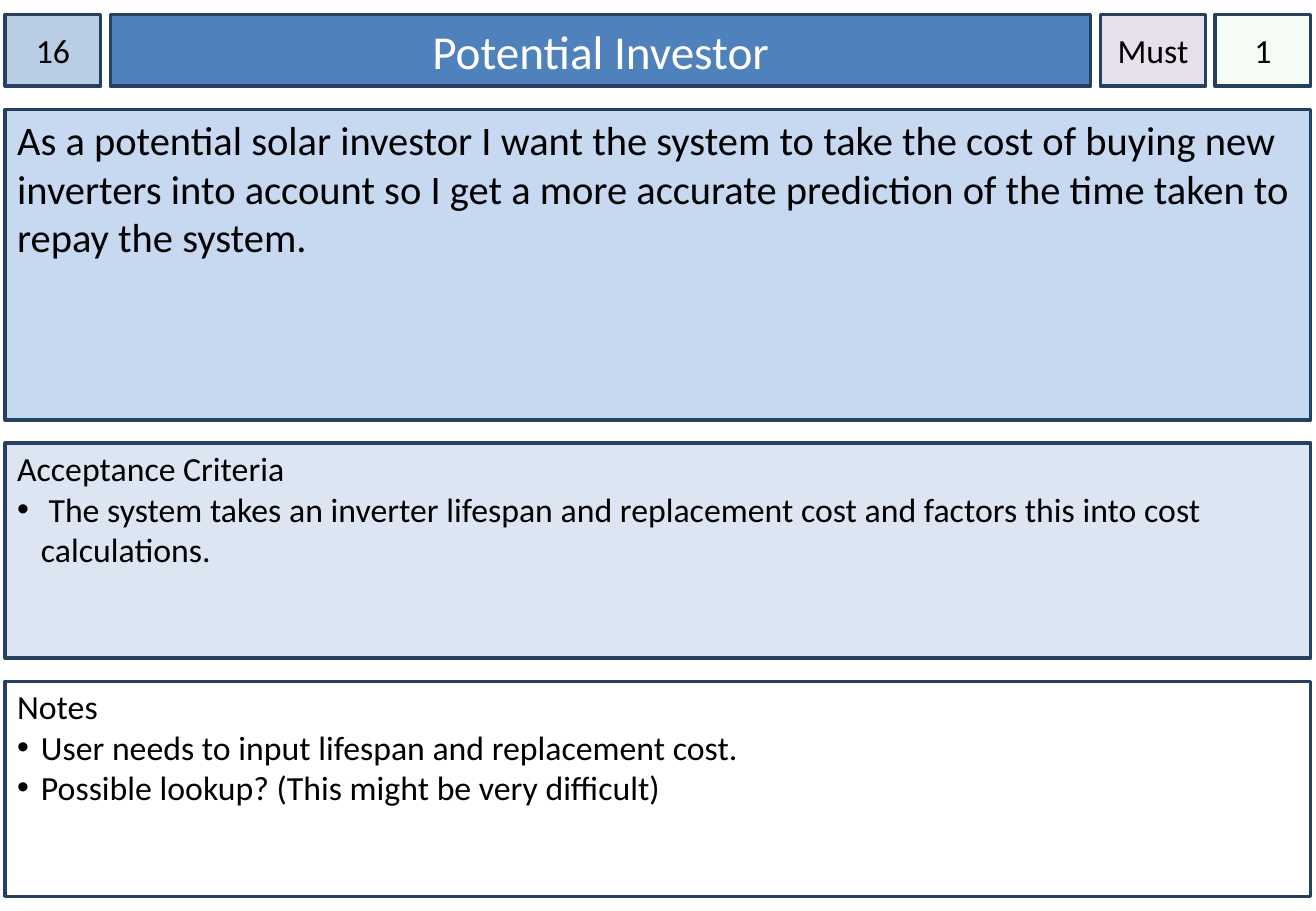
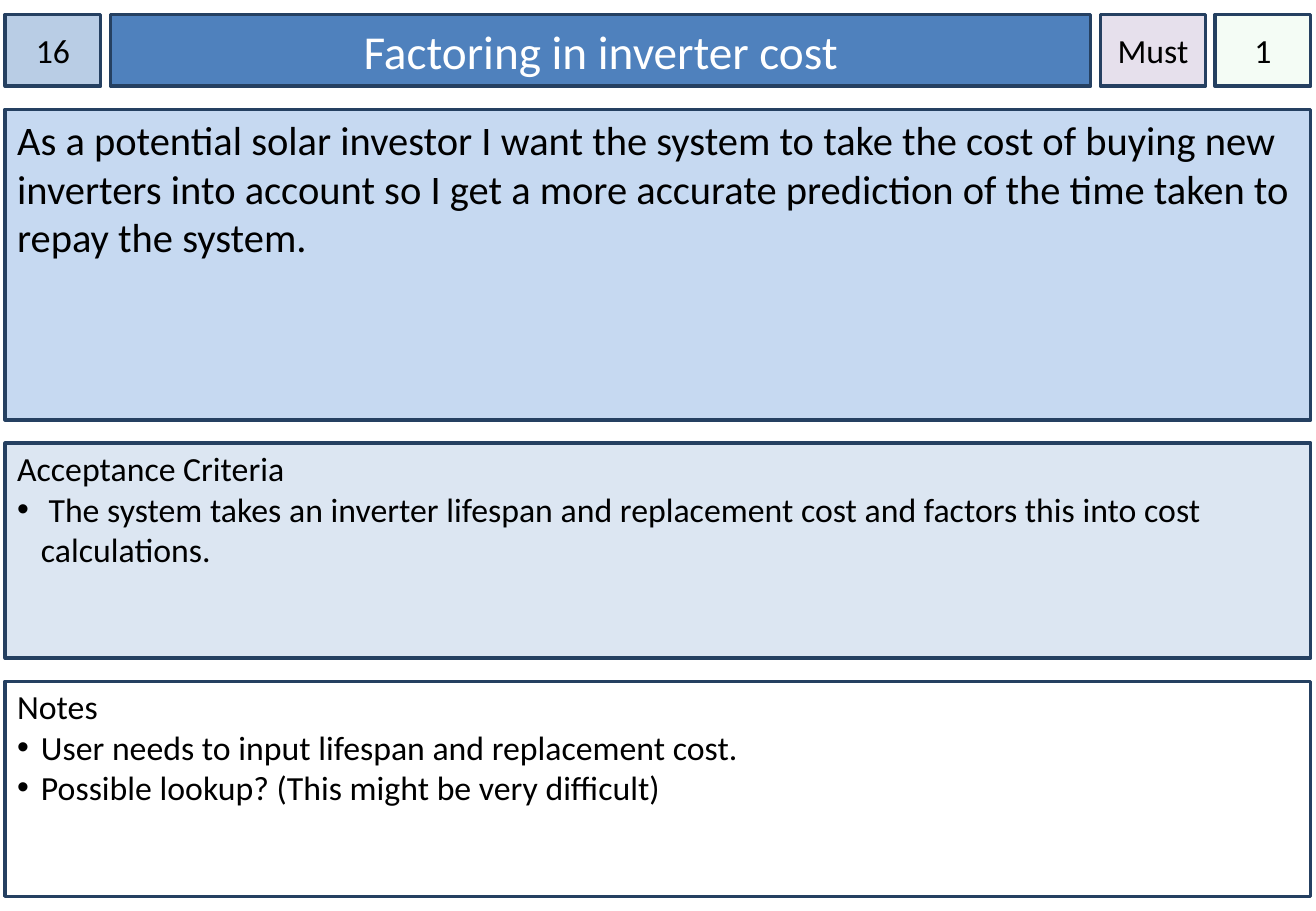
Before and after one commit to dkartaschew/anonymous-solarenergy, a slide deck: slide 16 of Documentation/User Stories.pptx. Drawn at 1316x911 pixels with LibreOffice and Linux fonts; fonts in the diff are those of the drawing. Boxes give left, top, right and bottom in pixels: in the first picture for what was removed or moved away, otherwise in the second. Text is boxed around its words. In the diff, an @@ line names an element or a change of style, - is before the commit and + after.

```diff
--- a/Documentation/User Stories.pptx
+++ b/Documentation/User Stories.pptx
@@ text in rectangle at (364, 36, 837, 77): text changed @@
-Potential Investor
+Factoring in inverter cost
```
Also in this commit, not shown: 30 other slides changed, 1 other file.
